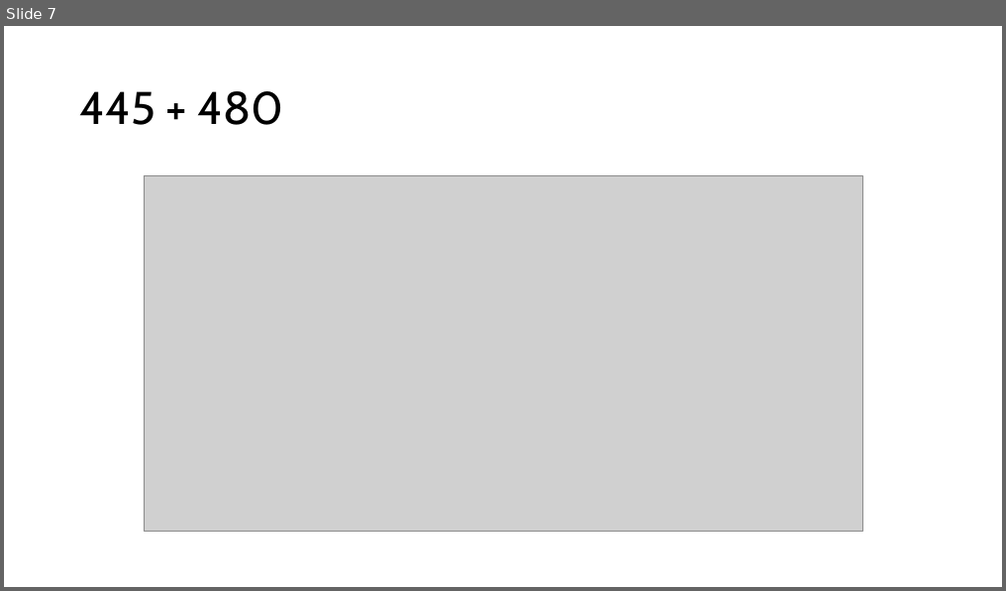
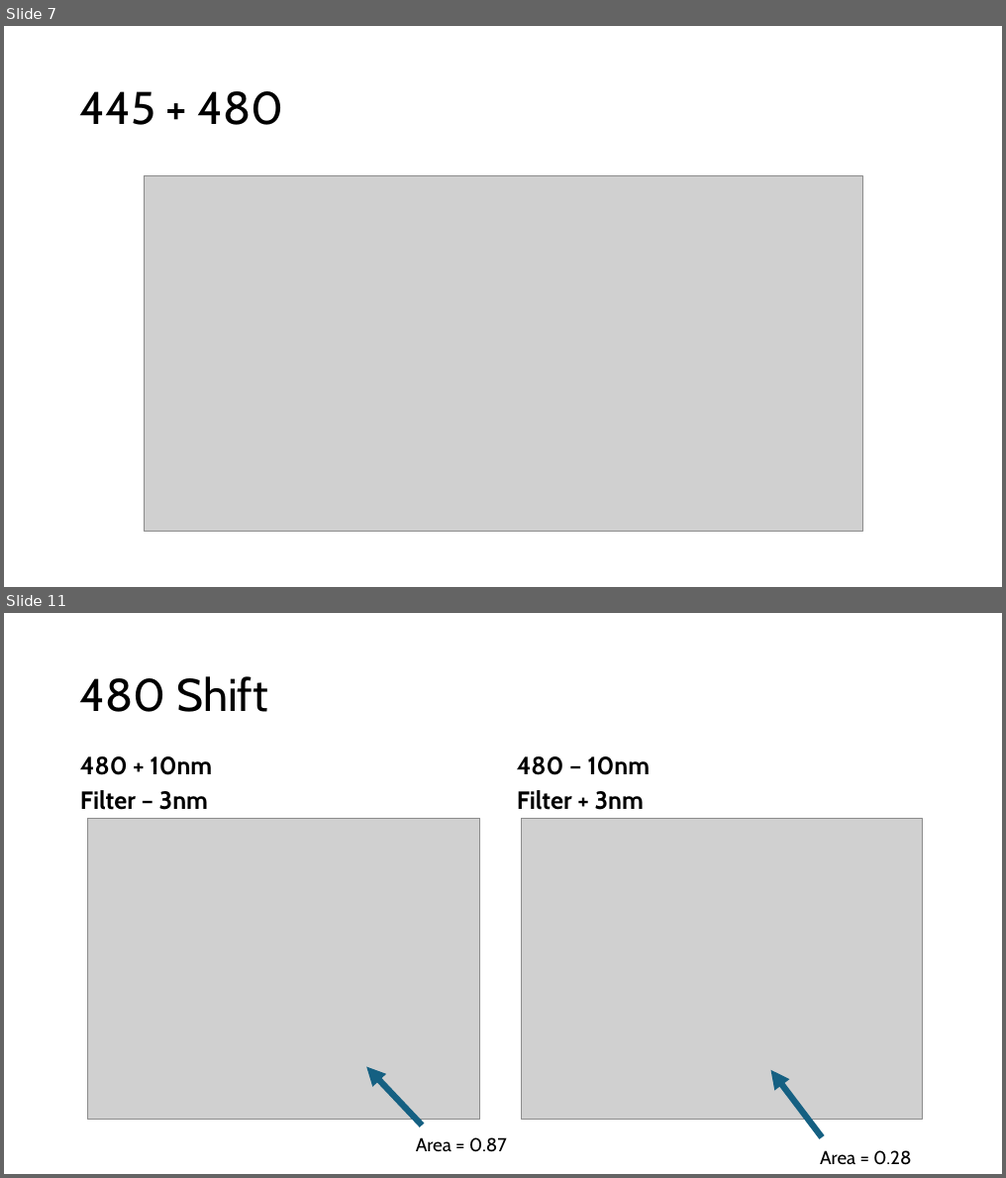
Before and after one commit to joshlwhitehead/work, a slide deck: analysis/fluorimeter/fluoroStack/fluoroStackTolerance.pptx. Shown one above the other, each under a label of ours: slide 7 before the commit, slides 7 and 11 after it; the slides between them are not shown. The pictures are 1006x591 and 1006x1178 pixels, drawn with LibreOffice and Linux fonts; fonts in the diff are those of the drawing; grey boxes stand for pictures. Boxes give left, top, right and bottom in pixels: in the first picture for what was removed or moved away, otherwise in the second. Text is boxed around its words. In the diff, an @@ line names an element or a change of style, - is before the commit and + after.

```diff
--- a/analysis/fluorimeter/fluoroStack/fluoroStackTolerance.pptx
+++ b/analysis/fluorimeter/fluoroStack/fluoroStackTolerance.pptx
@@ slide 11 added at [4, 613, 1002, 1174], background #FFFFFF @@
@@ title added at [80, 676, 267, 712], 44 pt, text #000000 @@
+480 Shift
@@ text added at [80, 757, 212, 810], 24 pt, text #000000, bold @@
+480 + 10nm
+Filter – 3nm
@@ text added at [517, 757, 649, 810], 24 pt, text #000000, bold @@
+480 – 10nm
+Filter + 3nm
@@ picture added at [88, 818, 480, 1120] @@
@@ picture added at [522, 818, 923, 1120] @@
@@ arrow added from (422, 1126) to (366, 1067), #156082 6 pt @@
@@ arrow added from (823, 1138) to (770, 1070), #156082 6 pt @@
@@ text added at [416, 1138, 507, 1153], 18 pt, text #000000 @@
+Area = 0.87
@@ text added at [820, 1151, 911, 1165], 18 pt, text #000000 @@
+Area = 0.28
```
Also in this commit, not shown: 2 slides changed, 3 other slides added, 4 other files.
